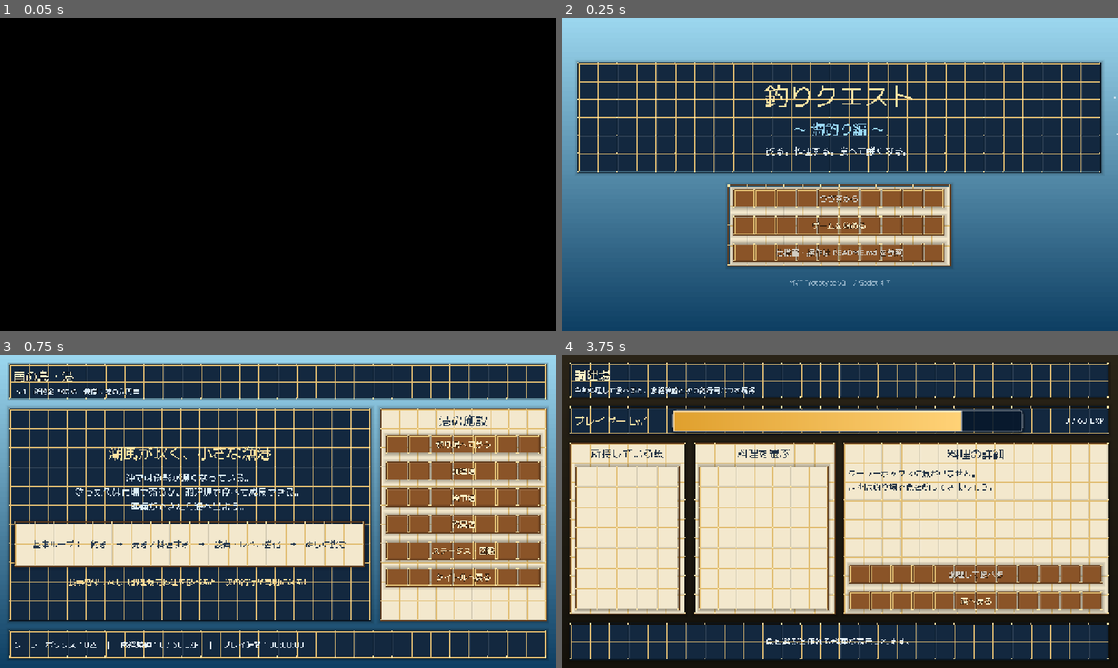
Above: before the commit, frames 1-4 (two rows, left to right).
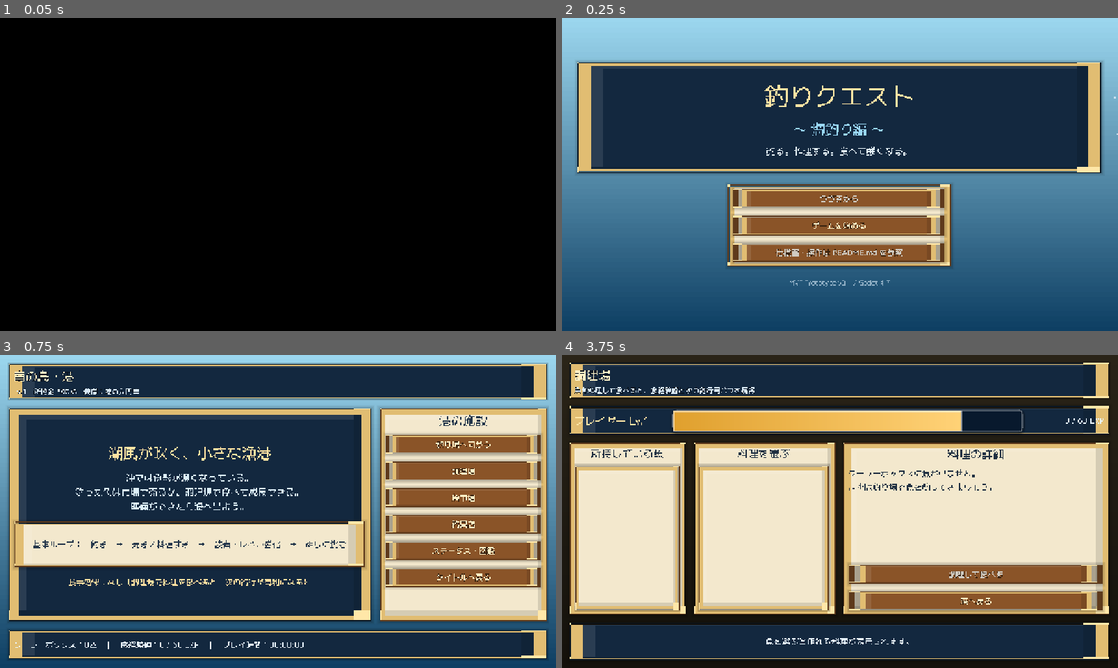
Above: after the commit, the same moments.

Repository: RYUKOU-OKUMURA/tsuri_quest_umi_mvp
Game: Godot game, scene res://scenes/main.tscn
Two runs of this game, one before a commit and one after it. Both use one fixed random seed, a clock stepped at 60 frames per second and the inputs below.
Inputs:
- Up to frame 1 (0.05 s): no input
- Up to frame 2 (0.25 s): no input
- Up to frame 3 (0.75 s): click "ゲームを始める" at 0.5 s
- Up to frame 4 (3.75 s): click "釣り場へ向かう" at 1.25 s; click "仕掛けを投げる［Enter］" at 2 s; click "港へ戻る" at 2.75 s; click "調理場" at 3.5 s

Frame 1 is identical in both runs. In frame 2, 7.6% of the frame differs, in the area x 2-97%, y 14-80%; in frame 3, 15%; in frame 4, 16%, in the area x 1-99%, y 2-98%.

Commit message:
Start underwater fight showcase pass

Diff:
--- a/src/ui/components/underwater_view.gd
+++ b/src/ui/components/underwater_view.gd
@@ -1,5 +1,10 @@
 class_name UnderwaterView
 extends Control
+
+const SHOWCASE_BG_PATH := "res://assets/showcase/underwater/underwater_battle_bg.png"
+const SHOWCASE_FISH_SHEET_PATH := "res://assets/showcase/underwater/kurodai_showcase_sheet.png"
+const SHOWCASE_HIT_BURST_PATH := "res://assets/showcase/underwater/hit_burst.png"
+const SHOWCASE_FISH_FRAME_COUNT := 4
 
 var simulator: FishingSimulator
 var fish_data: Dictionary = {}
@@ -9,6 +14,9 @@
 var _badge_style: StyleBoxFlat
 var _meter_track: StyleBoxFlat
 var _meter_fill: StyleBoxFlat
+var _showcase_bg: Texture2D
+var _showcase_fish_sheet: Texture2D
+var _showcase_hit_burst: Texture2D
 
 
 func bind_simulator(value: FishingSimulator) -> void:
@@ -20,6 +28,7 @@
 func _ready() -> void:
 	mouse_filter = Control.MOUSE_FILTER_IGNORE
 	clip_contents = true
+	_load_showcase_assets()
 
 
 func _process(delta: float) -> void:
@@ -45,18 +54,56 @@
 
 func _draw() -> void:
 	draw_set_transform(Juicer.get_offset())
-	_draw_water_background()
+	if _showcase_bg != null:
+		_draw_showcase_background()
+	else:
+		_draw_water_background()
 	_draw_depth_scale()
-	_draw_seabed()
-	_draw_background_fish()
+	if _showcase_bg == null:
+		_draw_seabed()
+		_draw_background_fish()
 	_draw_bubbles()
 	if simulator == null or fish_data.is_empty():
 		_draw_frame()
 		return
 	_draw_line_and_bait()
 	_draw_target_fish()
+	_draw_hit_burst()
 	_draw_fight_overlay()
 	_draw_frame()
+
+
+func _load_showcase_assets() -> void:
+	_showcase_bg = _load_texture_if_exists(SHOWCASE_BG_PATH)
+	_showcase_fish_sheet = _load_texture_if_exists(SHOWCASE_FISH_SHEET_PATH)
+	_showcase_hit_burst = _load_texture_if_exists(SHOWCASE_HIT_BURST_PATH)
+
+
+func _load_texture_if_exists(path: String) -> Texture2D:
+	if ResourceLoader.exists(path) or FileAccess.file_exists(path):
+		return load(path) as Texture2D
+	return null
+
+
+func _draw_showcase_background() -> void:
+	_draw_cover_texture(_showcase_bg, Rect2(Vector2.ZERO, size), Color.WHITE)
+	# 背景PNGに重ねる軽い水中の揺らぎ。主素材を邪魔しない密度に抑える。
+	for index in range(6):
+		var y := size.y * (0.12 + float(index) * 0.085)
+		var x := fmod(_time * (8.0 + index) + float(index) * 121.0, size.x + 90.0) - 45.0
+		draw_line(Vector2(x, y), Vector2(x + 34.0, y + sin(_time + index) * 2.0), Color(0.74, 0.94, 1.0, 0.13), 2.0)
+
+
+func _draw_cover_texture(texture: Texture2D, target_rect: Rect2, modulate: Color) -> void:
+	if texture == null:
+		return
+	var tex_size := texture.get_size()
+	if tex_size.x <= 0.0 or tex_size.y <= 0.0:
+		return
+	var scale := maxf(target_rect.size.x / tex_size.x, target_rect.size.y / tex_size.y)
+	var draw_size := tex_size * scale
+	var draw_pos := target_rect.position + (target_rect.size - draw_size) * 0.5
+	draw_texture_rect(texture, Rect2(draw_pos, draw_size), false, modulate)
 
 
 func _draw_water_background() -> void:
@@ -264,6 +311,9 @@
 	var stamina_scale := lerpf(0.92, 1.04, simulator.fish_stamina_ratio())
 	var scale_value := boss_scale * stamina_scale
 	var direction := simulator.visual_direction
+	if _showcase_fish_sheet != null:
+		_draw_showcase_target_fish(center, scale_value, direction)
+		return
 	var body_color := Color.from_string(String(fish_data.get("color", "#8aa7b5")), Color("#8aa7b5"))
 	var light_color := body_color.lightened(0.28)
 	var dark_color := body_color.darkened(0.34)
@@ -390,6 +440,62 @@
 		_draw_ellipse(center, rx, ry, Color(1.0, 1.0, 1.0, _fish_flash * 0.6))
 
 
+func _draw_showcase_target_fish(center: Vector2, scale_value: float, direction: float) -> void:
+	var frame_w := float(_showcase_fish_sheet.get_width()) / float(SHOWCASE_FISH_FRAME_COUNT)
+	var frame_h := float(_showcase_fish_sheet.get_height())
+	var screen_scale := clampf(size.y / 430.0, 0.72, 1.16)
+	var draw_size := Vector2(frame_w, frame_h) * scale_value * screen_scale
+	var frame_index := _showcase_fish_frame_index()
+	var src := Rect2(frame_w * float(frame_index), 0.0, frame_w, frame_h)
+	var dst := Rect2(-draw_size * 0.5, draw_size)
+
+	_draw_ellipse(center + Vector2(0.0, draw_size.y * 0.30), draw_size.x * 0.34, draw_size.y * 0.11, Color(0.0, 0.0, 0.0, 0.18), 28)
+	if simulator.state == FishingSimulator.State.FIGHT:
+		draw_circle(center, draw_size.x * 0.34, Color(0.44, 0.89, 1.0, 0.10))
+
+	draw_set_transform(Juicer.get_offset() + center, 0.0, Vector2(direction, 1.0))
+	draw_texture_rect_region(_showcase_fish_sheet, dst, src, Color.WHITE)
+	if _fish_flash > 0.0:
+		draw_texture_rect_region(_showcase_fish_sheet, dst, src, Color(1.0, 1.0, 1.0, _fish_flash * 0.52))
+	draw_set_transform(Juicer.get_offset())
+
+
+func _showcase_fish_frame_index() -> int:
+	if simulator.state == FishingSimulator.State.CAUGHT or simulator.state == FishingSimulator.State.ESCAPED:
+		return 3
+	if _fish_flash > 0.45:
+		return 2
+	match simulator.action_name:
+		"突進", "潜水":
+			return 2
+		"休む":
+			return 3
+		"反転", "方向転換":
+			return 1
+		_:
+			return int(floor(_time * 5.0)) % 2
+
+
+func _draw_hit_burst() -> void:
+	if _fish_flash <= 0.02 or simulator == null:
+		return
+	var alpha := clampf(_fish_flash, 0.0, 1.0)
+	var burst_center := Vector2(size.x * 0.50, size.y * 0.64)
+	if _showcase_hit_burst != null:
+		var tex_size := _showcase_hit_burst.get_size()
+		var scale := clampf(size.x / 900.0, 0.72, 1.12)
+		var draw_size := tex_size * scale
+		var draw_rect := Rect2(burst_center - draw_size * 0.5, draw_size)
+		draw_texture_rect(_showcase_hit_burst, draw_rect, false, Color(1.0, 1.0, 1.0, alpha))
+	var font := get_theme_default_font()
+	var text := "ヒット！"
+	var font_size := int(clampf(size.y * 0.11, 38.0, 64.0))
+	var text_width := font.get_string_size(text, HORIZONTAL_ALIGNMENT_CENTER, -1, font_size).x
+	var pos := burst_center + Vector2(-text_width * 0.5, font_size * 0.34)
+	draw_string_outline(font, pos, text, HORIZONTAL_ALIGNMENT_LEFT, -1, font_size, 5, Color("#4d2408"))
+	draw_string(font, pos, text, HORIZONTAL_ALIGNMENT_LEFT, -1, font_size, Color("#ffe36e"))
+
+
 func _draw_fight_overlay() -> void:
 	if simulator.state != FishingSimulator.State.FIGHT:
 		return
--- a/src/ui/fishing_screen.gd
+++ b/src/ui/fishing_screen.gd
@@ -131,6 +131,7 @@
 	fish_scroll.resized.connect(_sync_fish_info_scroll_size)
 	info_box.add_child(fish_scroll)
 	_fish_info_label = make_body_label("", 16, Color("#22354a"))
+	_fish_info_label.vertical_alignment = VERTICAL_ALIGNMENT_TOP
 	fish_scroll.add_child(_fish_info_label)
 
 	var separator := HSeparator.new()
@@ -328,7 +329,8 @@
 	if scroll == null:
 		return
 	var width := maxf(scroll.size.x - 4.0, 0.0)
-	_fish_info_label.custom_minimum_size = Vector2(width, _fish_info_label.get_minimum_size().y)
+	var height := maxf(scroll.size.y - 4.0, _fish_info_label.get_minimum_size().y)
+	_fish_info_label.custom_minimum_size = Vector2(width, height)
 
 
 func _on_main_action_pressed() -> void:
--- a/src/ui/ui_theme.gd
+++ b/src/ui/ui_theme.gd
@@ -154,8 +154,8 @@
 	sb.texture_margin_top = margin
 	sb.texture_margin_right = margin
 	sb.texture_margin_bottom = margin
-	sb.axis_stretch_horizontal = StyleBoxTexture.AXIS_STRETCH_MODE_TILE_FIT
-	sb.axis_stretch_vertical = StyleBoxTexture.AXIS_STRETCH_MODE_TILE_FIT
+	sb.axis_stretch_horizontal = StyleBoxTexture.AXIS_STRETCH_MODE_STRETCH
+	sb.axis_stretch_vertical = StyleBoxTexture.AXIS_STRETCH_MODE_STRETCH
 	sb.expand_margin_left = shadow_expand
 	sb.expand_margin_top = shadow_expand
 	sb.expand_margin_right = shadow_expand
--- /dev/null
+++ b/tools/fishing_fight_preview.gd
@@ -0,0 +1,54 @@
+extends Control
+## 水中ファイト看板画面のキャプチャツール。
+# 既存の釣り画面をファイト中に進め、素材ベースの UnderwaterView を PNG 保存する。
+const ThemeFactory = preload("res://src/ui/ui_theme.gd")
+const FishingScreen = preload("res://src/ui/fishing_screen.gd")
+const OUT := "/tmp/tsuri_fishing_fight.png"
+const VW := Vector2i(1280, 720)
+
+
+func _ready() -> void:
+	PlayerProgress.level = max(PlayerProgress.level, GameData.BOSS_UNLOCK_LEVEL)
+
+	var vp := SubViewport.new()
+	vp.size = VW
+	vp.disable_3d = true
+	vp.render_target_update_mode = SubViewport.UPDATE_ALWAYS
+	add_child(vp)
+
+	var s := FishingScreen.new()
+	s.theme = ThemeFactory.build_theme()
+	s.configure({})
+	s.size = Vector2(VW)
+	vp.add_child(s)
+
+	await get_tree().process_frame
+	await get_tree().process_frame
+
+	# ファイト画面を直接確認するため、通常の待ち時間を飛ばして状態を作る。
+	s._target_option.select(1)
+	s._prepare_new_attempt()
+	s._simulator.cast()
+	for _i in range(80):
+		s._simulator.tick(0.08)
+		if s._simulator.state == FishingSimulator.State.BITE:
+			break
+	s._simulator.hook()
+	s._simulator.action_name = "突進"
+	s._simulator.visual_position = Vector2(0.42, 0.46)
+	s._simulator.visual_direction = 1.0
+	s._simulator.depth = 18.6
+	s._simulator.tension = 0.66
+	s._view.modulate.a = 1.0
+	s._surface_view.modulate.a = 0.0
+
+	await get_tree().create_timer(0.45).timeout
+	await get_tree().process_frame
+
+	var img := vp.get_texture().get_image()
+	if img == null:
+		push_error("SubViewport get_image() returned null")
+		get_tree().quit(1)
+		return
+	img.save_png(OUT)
+	get_tree().quit()
--- /dev/null
+++ b/tools/fishing_fight_preview.tscn
@@ -0,0 +1,12 @@
+[gd_scene load_steps=2 format=3]
+
+[ext_resource type="Script" path="res://tools/fishing_fight_preview.gd" id="1_ffp"]
+
+[node name="FishingFightPreview" type="Control"]
+layout_mode = 3
+anchors_preset = 15
+anchor_right = 1.0
+anchor_bottom = 1.0
+grow_horizontal = 2
+grow_vertical = 2
+script = ExtResource("1_ffp")
Binary file added: assets/showcase/underwater/hit_burst.png
Not shown, added: assets/showcase/underwater/hit_burst.png.import
Binary file added: assets/showcase/underwater/kurodai_showcase_sheet.png
Not shown, added: assets/showcase/underwater/kurodai_showcase_sheet.png.import
Binary file added: assets/showcase/underwater/underwater_battle_bg.png
Not shown, added: assets/showcase/underwater/underwater_battle_bg.png.import
Not shown, added: tools/fishing_fight_preview.gd.uid
Not shown, added: docs/11_underwater_fight_showcase.md
Not shown, added: tools/generate_underwater_showcase_assets.py
